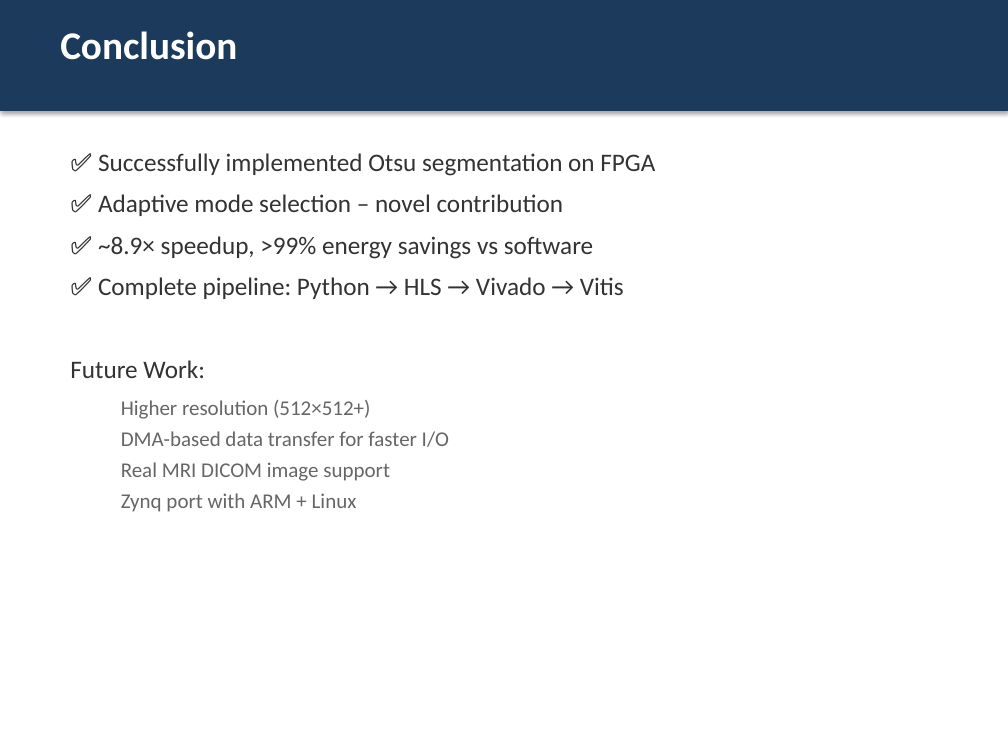
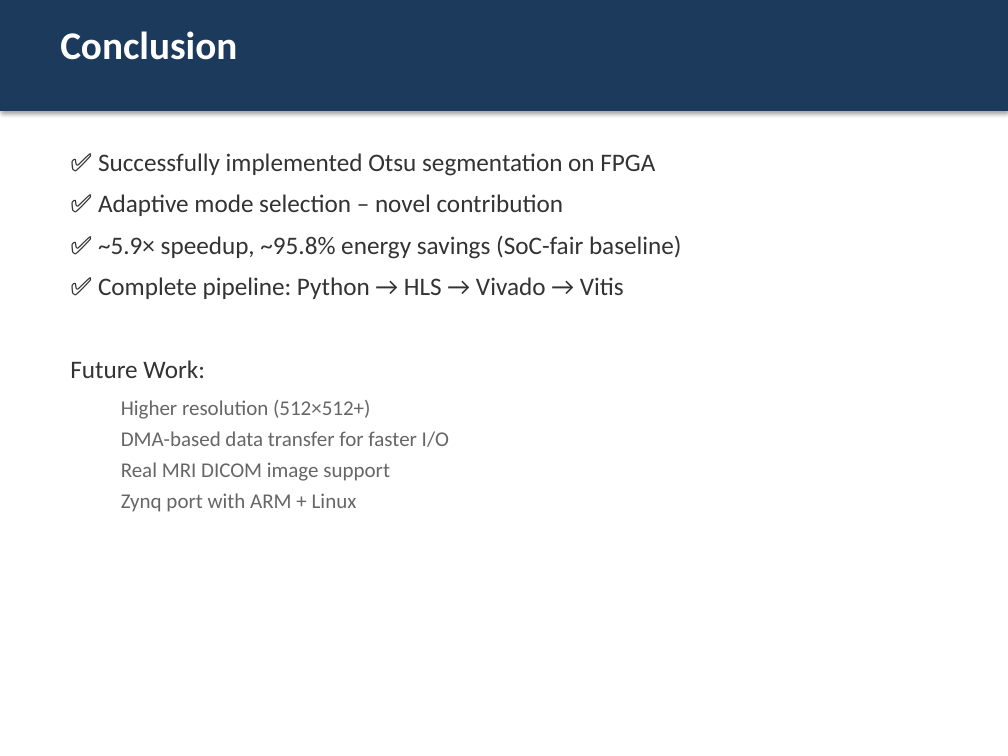
Before and after one commit to akulasahasra75/FPGA--Brain-Tumor-Segmentation, a slide deck: slide 12 of 06_documentation/presentation.pptx. Drawn at 1008x756 pixels with LibreOffice and Linux fonts; fonts in the diff are those of the drawing. Boxes give left, top, right and bottom in pixels: in the first picture for what was removed or moved away, otherwise in the second. Text is boxed around its words. In the diff, an @@ line names an element or a change of style, - is before the commit and + after.

```diff
--- a/06_documentation/presentation.pptx
+++ b/06_documentation/presentation.pptx
@@ text at bbox=[98, 236, 682, 259]: text changed @@
-✅ ~8.9× speedup, >99% energy savings vs software
+✅ ~5.9× speedup, ~95.8% energy savings (SoC-fair baseline)
```
Also in this commit, not shown: 2 other slides changed, 6 other files.
